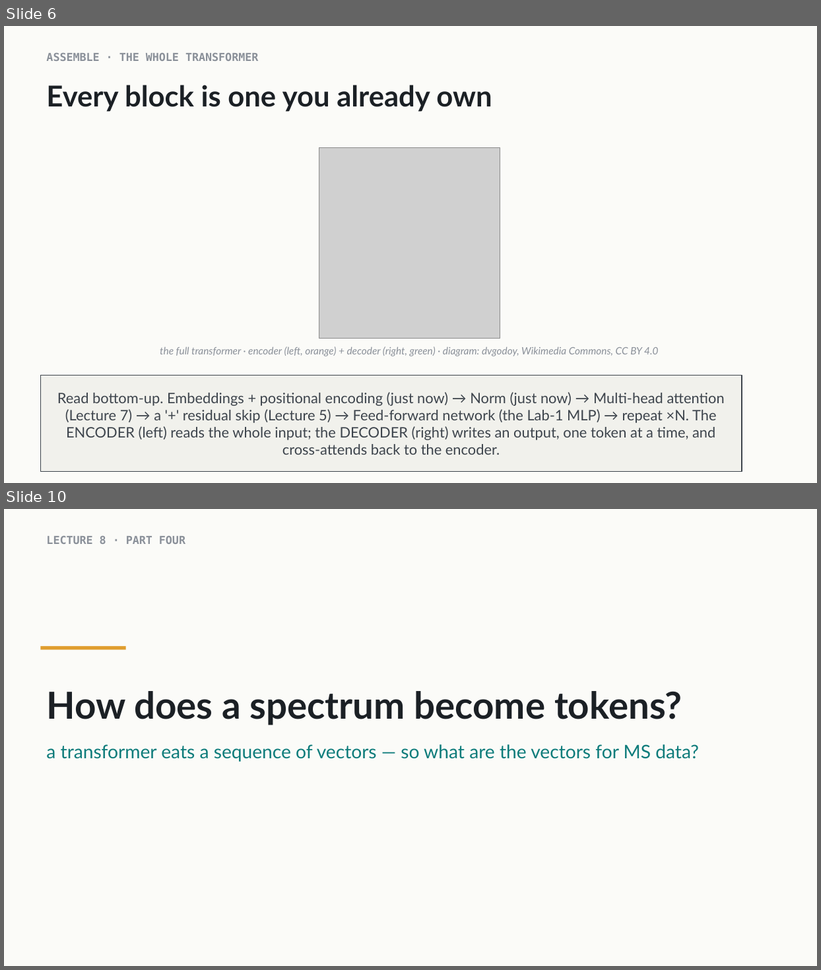
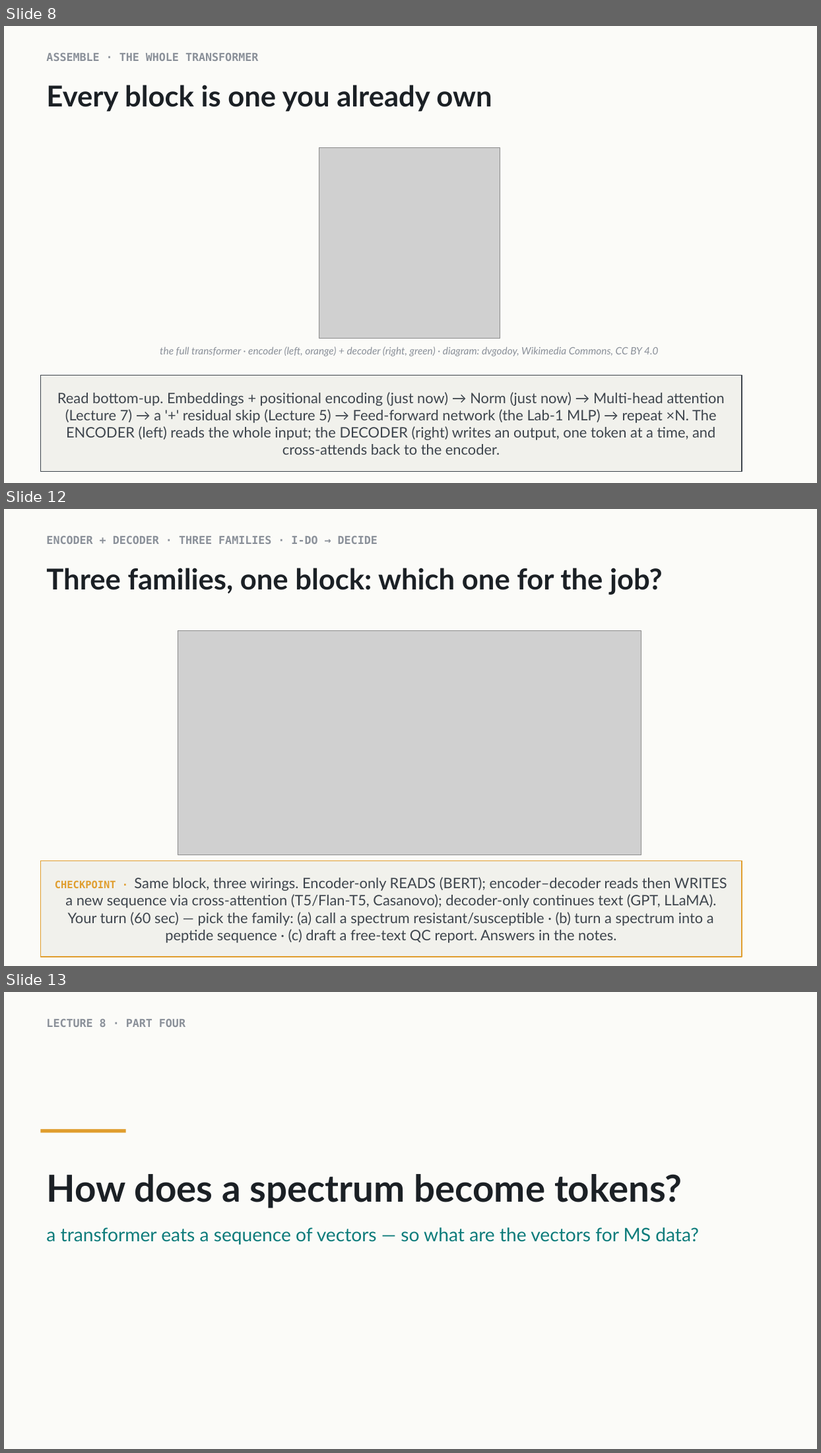
Before and after one commit to indigobio/msacl_dl_course, a slide deck: slides/pptx/lecture08_transformer.pptx. Shown one above the other, each under a label of ours: slides 6 and 10 before the commit, slides 8, 12 and 13 after it; the slides between them are not shown. The pictures are 821x970 and 821x1453 pixels, drawn with LibreOffice and Linux fonts; fonts in the diff are those of the drawing; grey boxes stand for pictures. Boxes give left, top, right and bottom in pixels: in the first picture for what was removed or moved away, otherwise in the second. Text is boxed around its words. In the diff, an @@ line names an element or a change of style, - is before the commit and + after.

Commit message:
Lecture 8: expand transformer (PE heatmap, RoPE, cross-attention, 3 families); rewrite Quiz 8 to context=K/V; introduce Casanovo on first use

```diff
--- a/slides/pptx/lecture08_transformer.pptx
+++ b/slides/pptx/lecture08_transformer.pptx
@@ slide 12 added at bbox=[4, 509, 817, 966], background #FFFFFF @@
@@ rectangle added at bbox=[4, 509, 817, 966], fill #FBFBF8 @@
@@ text added at bbox=[46, 535, 378, 544], 13 pt, text #8A9099, bold @@
+ENCODER + DECODER · THREE FAMILIES · I-DO → DECIDE
@@ text added at bbox=[46, 568, 662, 595], 34 pt, text #1B2025, bold @@
+Three families, one block: which one for the job?
@@ picture added at bbox=[178, 631, 642, 855] @@
@@ rectangle added at bbox=[40, 861, 742, 957], fill #F1F1EC, outline #E09E2F 1 pt, 17 pt, text #3D444C @@
+CHECKPOINT · Same block, three wirings. Encoder-only READS (BERT); encoder–decoder reads then WRITES a new sequence via cross-attention (T5/Flan-T5, Casanovo); decoder-only continues text (GPT, LLaMA). Your turn (60 sec) — pick the family: (a) call a spectrum resistant/susceptible · (b) turn a spectrum into a peptide sequence · (c) draft a free-text QC report. Answers in the notes.
@@ what was slide 6 is now slide 8 @@
@@ what was slide 10 is now slide 13 @@
```
Also in this commit, not shown: 7 slides changed, 3 other slides added, 1 slide removed, 9 other files.
